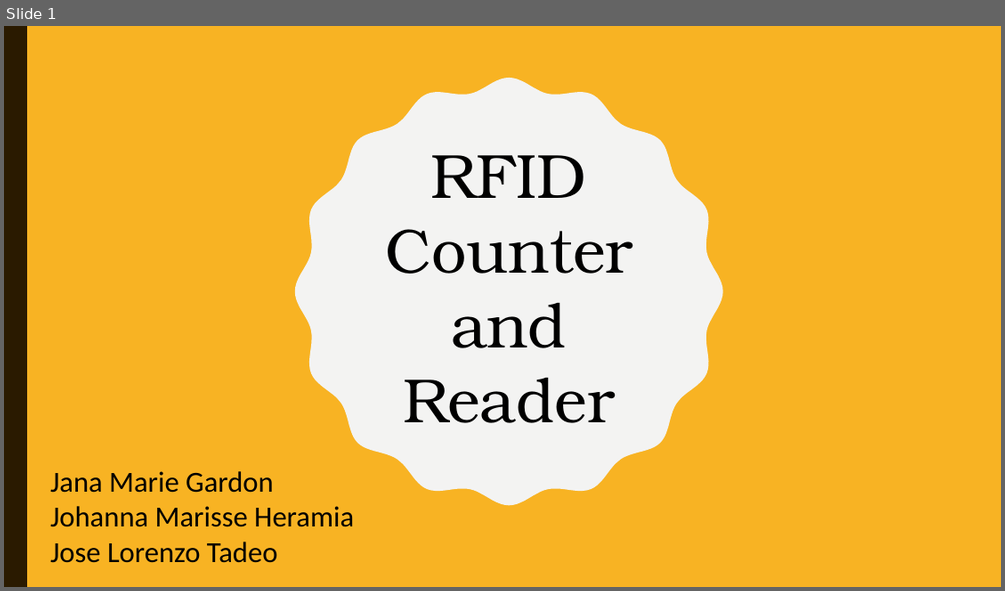
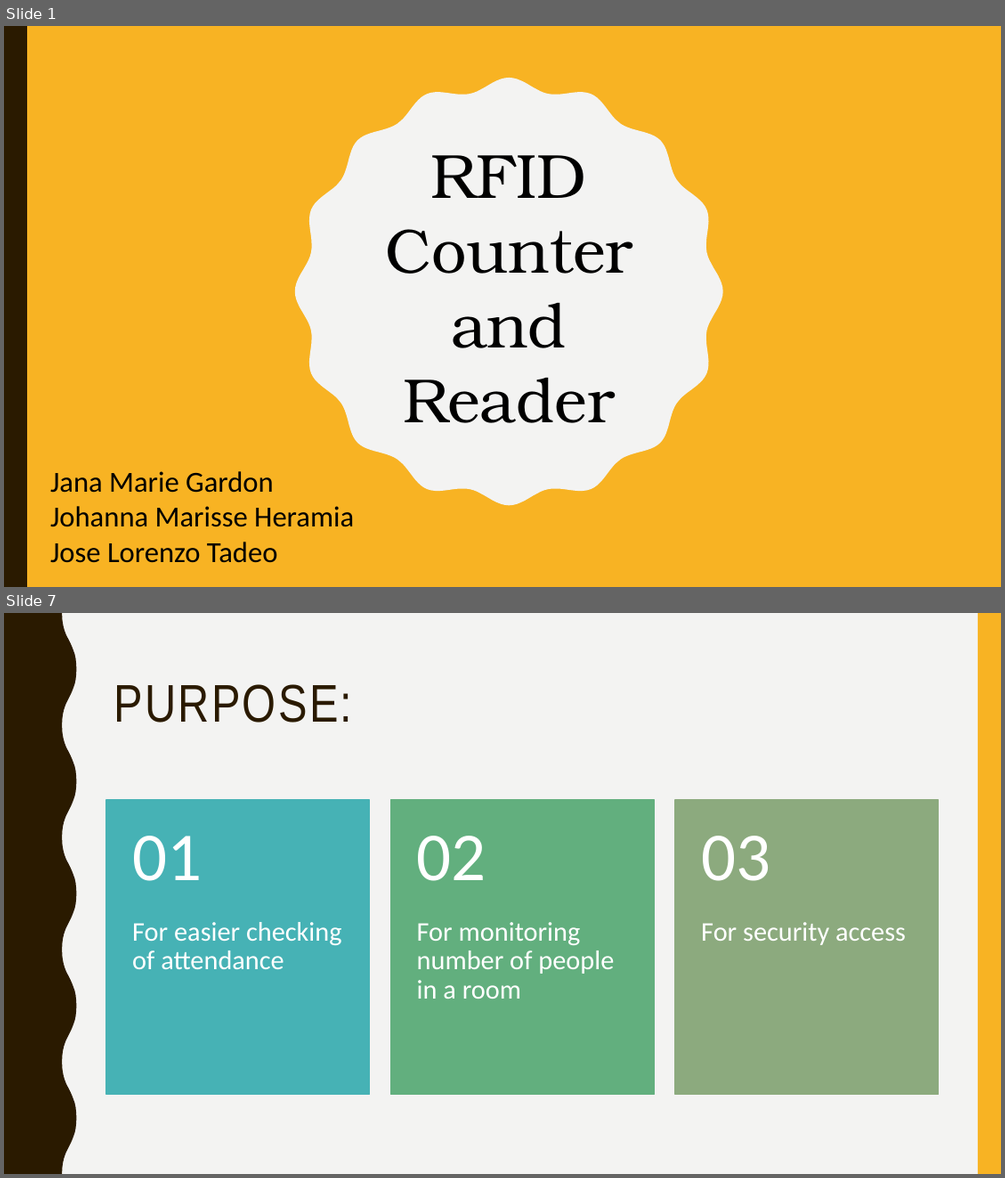
Before and after one commit to jgtadeo/PEMBEDS, a slide deck: Presentation.pptx. Shown one above the other, each under a label of ours: slide 1 before the commit, slides 1 and 7 after it; the slides between them are not shown. The pictures are 1005x591 and 1005x1178 pixels, drawn with LibreOffice and Linux fonts; fonts in the diff are those of the drawing. Boxes give left, top, right and bottom in pixels: in the first picture for what was removed or moved away, otherwise in the second. Text is boxed around its words. In the diff, an @@ line names an element or a change of style, - is before the commit and + after.

```diff
--- a/Presentation.pptx
+++ b/Presentation.pptx
@@ slide 7 added at (4,613,1001,1174), background #F3F3F2 @@
@@ freeform shape added at (4,613,77,1174), fill #2A1A00 @@
@@ rectangle added at (978,613,1001,1174), fill #F8B323 @@
@@ title added at (113,684,352,722), 51 pt, text #2A1A00 @@
+PURPOSE:
@@ group added at (106,800,938,1094): 6 texts, 3 rectangles @@
+For easier checking of attendance
+01
+For monitoring number of people in a room
+02
+For security access
+03
```
Also in this commit, not shown: 1 slide changed, 11 other slides added, 1 slide removed.
